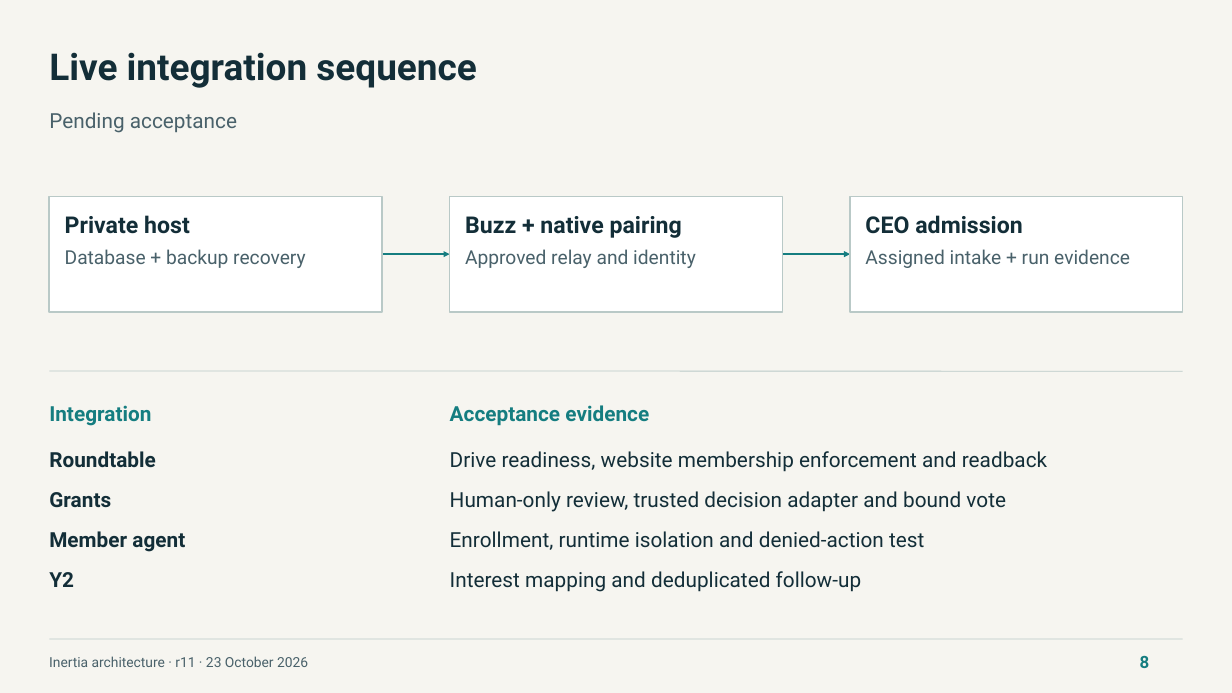
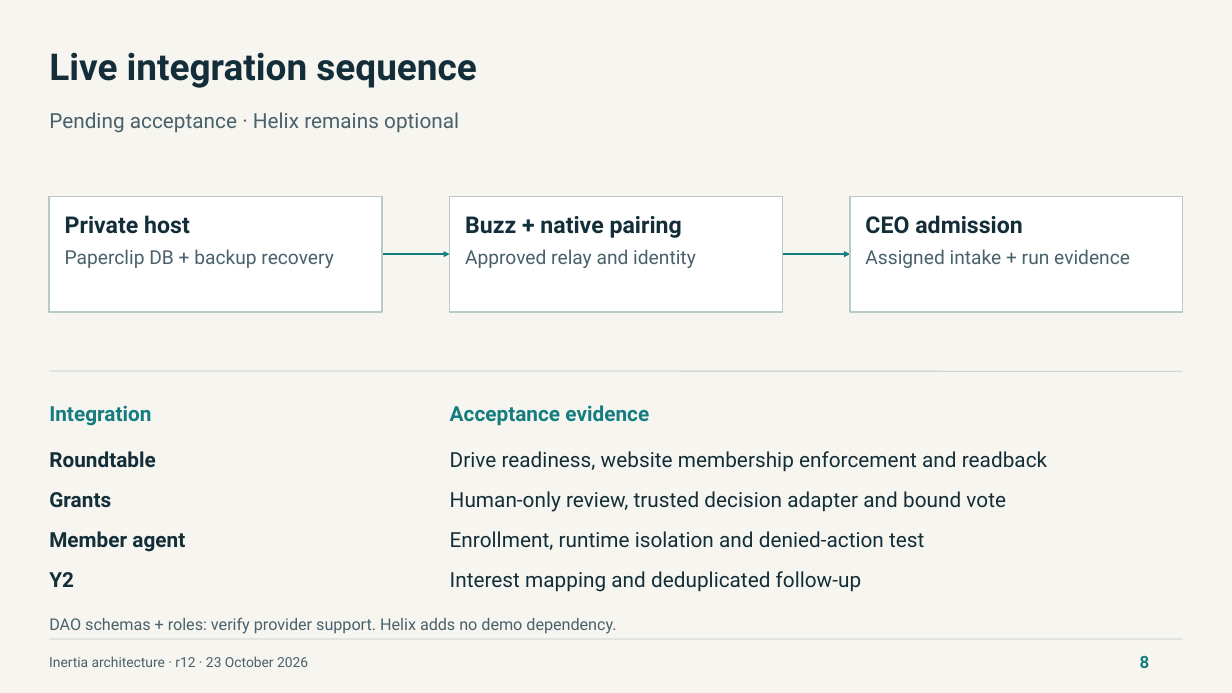
Before and after one commit to NetRxn/Inertia, a slide deck: slide 8 of Inertia-Architecture.pptx. Drawn at 1232x693 pixels with LibreOffice and Linux fonts; fonts in the diff are those of the drawing. Boxes give left, top, right and bottom in pixels: in the first picture for what was removed or moved away, otherwise in the second. Text is boxed around its words. In the diff, an @@ line names an element or a change of style, - is before the commit and + after.

Commit message:
docs: consolidate DAO PostgreSQL and Helix data architecture (r12)

```diff
--- a/Inertia-Architecture.pptx
+++ b/Inertia-Architecture.pptx
@@ text at box(49, 112, 459, 133): text changed @@
-Pending acceptance
+Pending acceptance · Helix remains optional
@@ text at box(65, 249, 334, 268): text changed @@
-Database + backup recovery
+Paperclip DB + backup recovery
@@ text added at box(49, 617, 616, 634), 15.8 pt, text #49616A @@
+DAO schemas + roles: verify provider support. Helix adds no demo dependency.
@@ text at box(49, 656, 308, 667): text changed @@
-Inertia architecture · r11 · 23 October 2026
+Inertia architecture · r12 · 23 October 2026
```
Also in this commit, not shown: 7 other slides changed, 16 other files.
